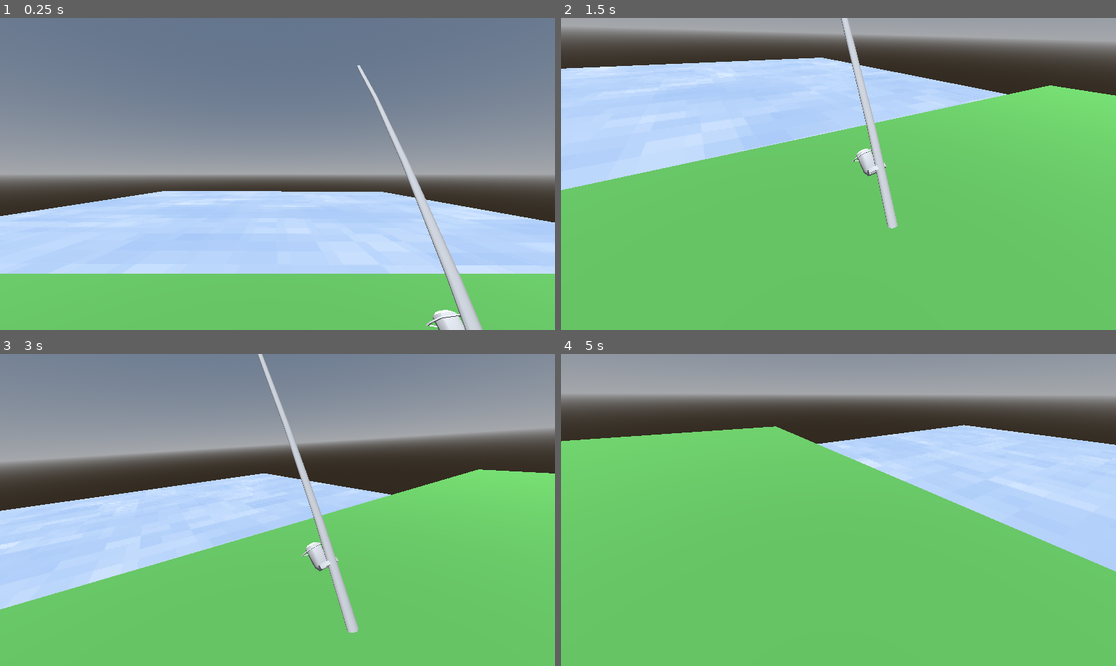
Above: before the commit, frames 1-4 (two rows, left to right).
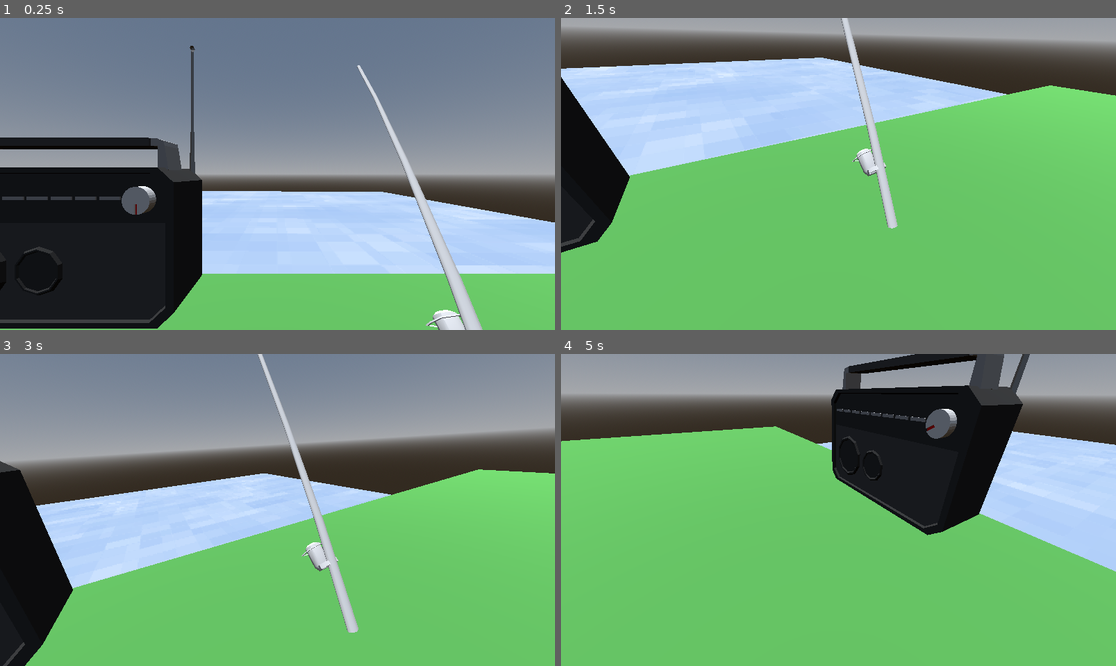
Above: after the commit, the same moments.

Repository: Herodegon/GMTK_2026
Game: Godot game, scene res://scenes/world.tscn
Two runs of this game, one before a commit and one after it. Both use one fixed random seed, a clock stepped at 60 frames per second and the inputs below.
Inputs:
- Up to frame 1 (0.25 s): no input
- Up to frame 2 (1.5 s): hold D (right) 0.53-1.28 s; hold E (interact) 0.53-1.28 s; hold S (down) from 1.28 s (still down); tap E (interact) at 1.35 s
- Up to frame 3 (3 s): release S (down) at 2.03 s; hold D (right) 2.03-2.78 s; hold E (interact) 2.03-2.78 s; hold W (up) from 2.78 s (still down); tap E (interact) at 2.85 s
- Up to frame 4 (5 s): release W (up) at 3.53 s; hold E (interact) 3.53-4.28 s; hold A (left) from 3.53 s (still down); tap E (interact) at 4.35 s

The runs differ from the first frame. In frame 1, 20% of the frame differs, in the area x 0-37%, y 8-100%; in frame 2, 4.2%; in frame 3, 5.5%; in frame 4, 14%.

Commit message:
knob spinning animation

Diff:
--- a/scenes/world.tscn
+++ b/scenes/world.tscn
@@ -3,6 +3,7 @@
 [ext_resource type="PackedScene" uid="uid://ck5lenyq7mwgt" path="res://scenes/player.tscn" id="1_nnsk1"]
 [ext_resource type="Shader" uid="uid://dk3sqrori0yc6" path="res://assets/shaders/water_shader.gdshader" id="2_rwgxs"]
 [ext_resource type="Texture2D" uid="uid://tlcvb4dk52vw" path="res://assets/sprites/44_128x128.png" id="3_4wyf3"]
+[ext_resource type="PackedScene" uid="uid://s4qt08baqykk" path="res://scenes/radio.tscn" id="4_k0juu"]
 
 [sub_resource type="ProceduralSkyMaterial" id="ProceduralSkyMaterial_rwgxs"]
 
@@ -60,3 +61,6 @@
 transform = Transform3D(1, 0, 0, 0, 1, 0, 0, 0, 1, 0, -0.9878943, 1.0382786)
 mesh = SubResource("BoxMesh_4wyf3")
 material = SubResource("StandardMaterial3D_nnsk1")
+
+[node name="radio" parent="." unique_id=221357753 instance=ExtResource("4_k0juu")]
+transform = Transform3D(1, 0, 0, 0, 1, 0, 0, 0, 1, -1.5130755, 0, -1.6876078)
--- a/scripts/radio.gd
+++ b/scripts/radio.gd
@@ -2,6 +2,7 @@
 
 var freq: int = 0
 var num_frequencies: int = 3
+var tween: Tween
 
 # Called when the node enters the scene tree for the first time.
 func _ready() -> void:
@@ -17,8 +18,19 @@
 
 	match freq % num_frequencies:
 		0:
-			print("readio: news")
+			print("radio: news")
 		1:
 			print("radio: music")
 		2:
 			print("radio: talkshow")
+
+	knob_lerp(30.0)
+func knob_lerp(degrees_rotating: float) -> void:
+	if tween and tween.is_running():
+		tween.kill()
+
+	var local_axis: Vector3 = Vector3.FORWARD
+	var target_basis: Basis = $knob.transform.basis.rotated(local_axis, deg_to_rad(degrees_rotating))
+
+	tween = create_tween().set_trans(Tween.TRANS_QUAD).set_ease(Tween.EASE_OUT)
+	tween.tween_property($knob, "transform:basis", target_basis, 0.25)
Binary file changed: assets/models/knob.fbx
Not shown, changed: assets/models/knob.blend
Not shown, changed: assets/models/knob.blend1
